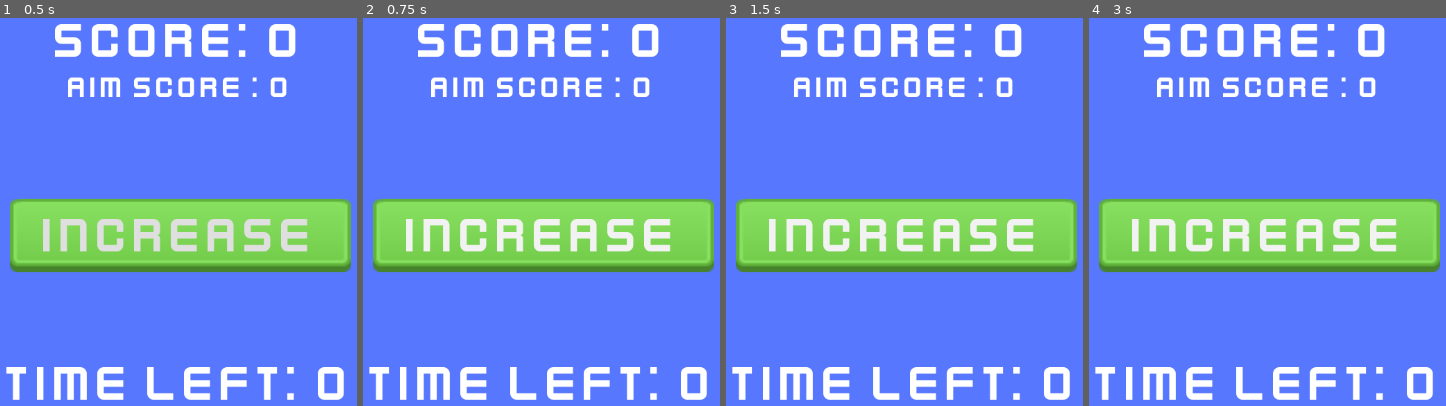
Above: before the commit, frames 1-4 (left to right).
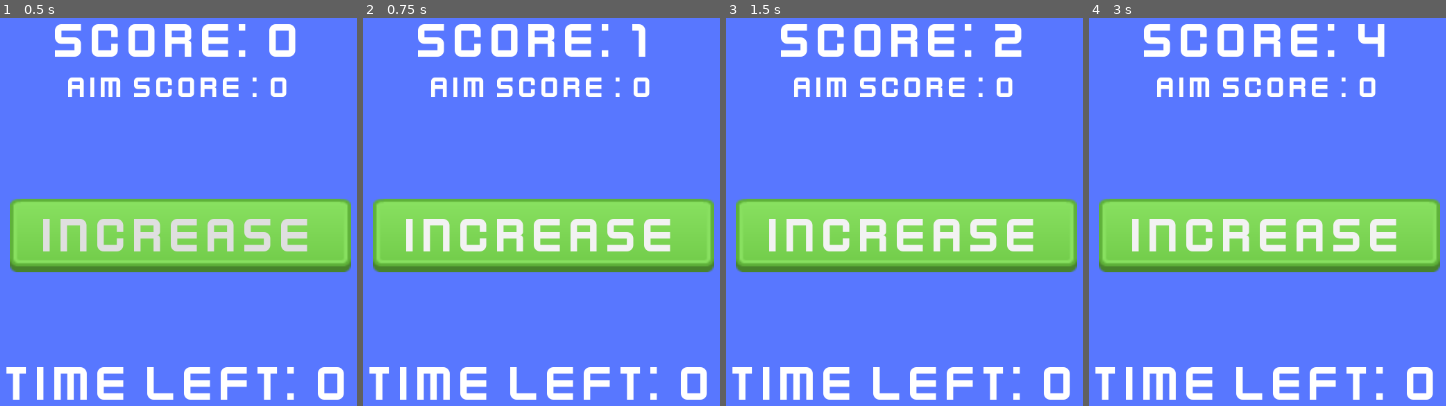
Above: after the commit, the same moments.

Repository: paulojnneto/MobileCourse
Game: Godot game, scene res://main.tscn
Same seed, same stepped clock (60 frames per second), same inputs: the game is played once before the commit and once after it. The project has no main scene, so this scene is started directly.
Inputs:
- Up to frame 1 (0.5 s): no input
- Up to frame 2 (0.75 s): click "Increase" at 0.5 s
- Up to frame 3 (1.5 s): click "Increase" at 1.25 s
- Up to frame 4 (3 s): click "Increase" at 2 s; tap Enter at 2.75 s

Frame 1 is identical in both runs. In frame 2, 0.5% of the frame differs, in the area x 75-83%, y 1-11%; in frame 3, 0.2%; in frame 4, 0.3%.

Commit message:
added logic to inscrease score by pressing button and also to show it on screen

Diff:
--- /dev/null
+++ b/main.gd
@@ -0,0 +1,8 @@
+extends Control
+
+var score : int = 0
+
+func _on_increase_score_button_pressed():
+	score += 1
+	$ScoreLabel.text = "SCORE: " + str(score)
+	Input.vibrate_handheld(125)
--- a/main.tscn
+++ b/main.tscn
@@ -1,6 +1,7 @@
-[gd_scene load_steps=8 format=3 uid="uid://bb7xan43dty65"]
+[gd_scene load_steps=9 format=3 uid="uid://bb7xan43dty65"]
 
 [ext_resource type="FontFile" uid="uid://dgypanq7c21xb" path="res://Font/kenvector_future_thin.ttf" id="1_qfwhe"]
+[ext_resource type="Script" path="res://main.gd" id="1_w8lfw"]
 [ext_resource type="Texture2D" uid="uid://epcbesihjd3p" path="res://PNG/green_button04.png" id="1_weuxi"]
 [ext_resource type="Texture2D" uid="uid://by8mmkoqajlj6" path="res://PNG/green_button05.png" id="2_kvf2l"]
 
@@ -22,6 +23,7 @@
 anchor_bottom = 1.0
 grow_horizontal = 2
 grow_vertical = 2
+script = ExtResource("1_w8lfw")
 
 [node name="IncreaseScoreButton" type="Button" parent="."]
 layout_mode = 1
@@ -92,3 +94,5 @@
 theme_override_font_sizes/font_size = 75
 text = "Time left: 0
 "
+
+[connection signal="pressed" from="IncreaseScoreButton" to="." method="_on_increase_score_button_pressed"]
